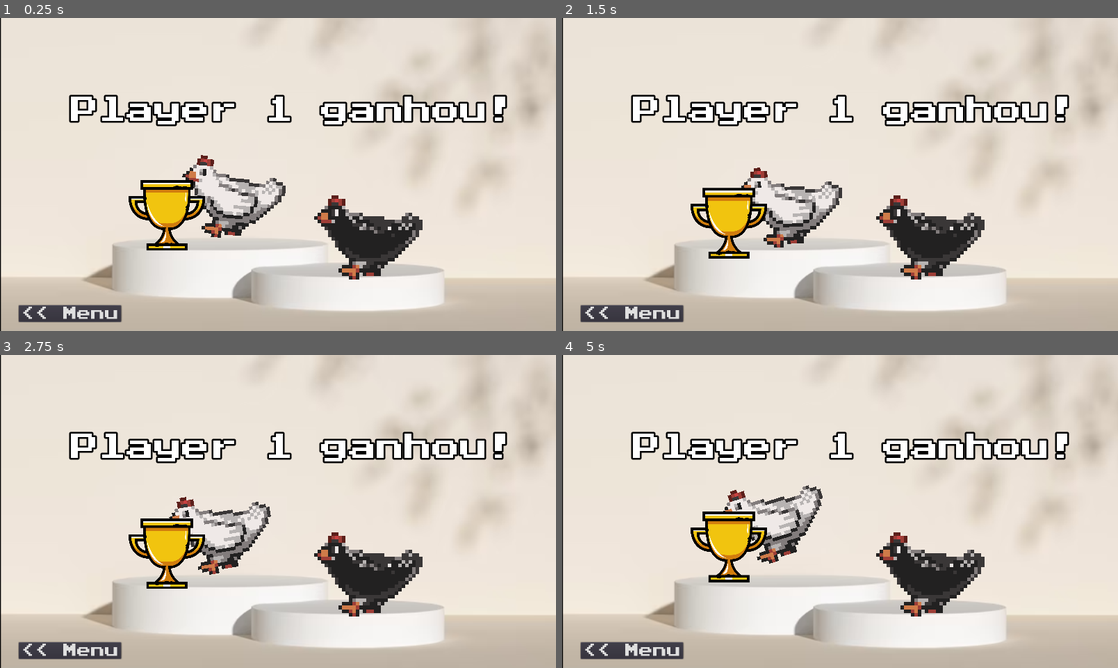
Above: before the commit, frames 1-4 (two rows, left to right).
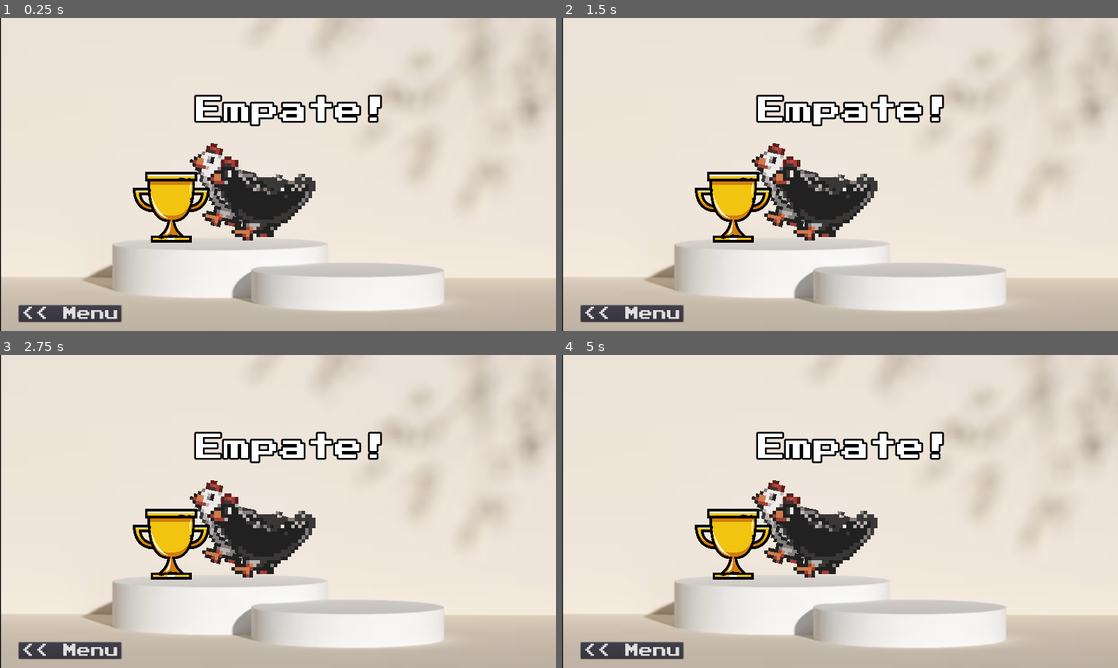
Above: after the commit, the same moments.

Repository: Magoninho/Galinha
Game: Godot game, scene res://scenes/Winner.tscn
Same seed, same stepped clock (60 frames per second), same inputs: the game is played once before the commit and once after it. This scene is started directly instead of the project's main scene.
Inputs:
- Up to frame 1 (0.25 s): no input
- Up to frame 2 (1.5 s): tap Enter (ui_accept) at 0.5, 0.77 s; hold Right (ui_right) 0.53-1.28 s; hold Down (ui_down) from 1.28 s (still down)
- Up to frame 3 (2.75 s): tap Enter (ui_accept) at 1.52 s; release Down (ui_down) at 2.03 s; hold Right (ui_right) from 2.03 s (still down)
- Up to frame 4 (5 s): release Right (ui_right) at 2.78 s; hold Up (ui_up) 2.78-3.53 s; tap Enter (ui_accept) at 3.02, 3.77, 4.52 s; hold Left (ui_left) from 3.53 s (still down)

The runs differ from the first frame. In frame 1, 13% of the frame differs, in the area x 12-92%, y 24-84%; in frame 2, 13%; in frame 3, 13%; in frame 4, 13%.

Commit message:
empate

Diff:
--- a/Winner.gd
+++ b/Winner.gd
@@ -5,8 +5,15 @@
 		$RichTextLabel.bbcode_text = "\n[center]Player 2 ganhou![/center]"
 		$Chicken2.texture = load("res://assets/Material freeway/galinha/chicken.png")
 		$Chicken.texture = load("res://assets/Material freeway/galinha/chicken2.png")
+		$AnimationPlayer.play("galinha_feliz")
+	elif Global.player2_score == Global.player1_score:
+		$RichTextLabel.bbcode_text = "\n[center]Empate![/center]"
+		$Chicken2.position.x = 606
+		$Chicken2.position.y = 391
 
-	$AnimationPlayer.play("galinha_feliz")
+
+
+
 
 
 
--- a/global.gd
+++ b/global.gd
@@ -1,6 +1,6 @@
 extends Node
 
 
-var level = 1
+var level = 10
 var player1_score = 0
 var player2_score = 0
--- a/scenes/levels/Level10.tscn
+++ b/scenes/levels/Level10.tscn
@@ -10,9 +10,15 @@
 [node name="Delay" parent="." index="8"]
 wait_time = 0.172
 
+[node name="Galinha" parent="Resetables" index="0"]
+position = Vector2( 822, 100 )
+
 [node name="Clock" parent="Resetables" index="1" instance=ExtResource( 4 )]
 position = Vector2( 822, 326 )
 carros = NodePath("../../Carros")
+
+[node name="Galinha2" parent="Resetables" index="2"]
+position = Vector2( 464, 98 )
 
 [node name="Carros" type="Node2D" parent="." index="10"]
 
@@ -42,7 +48,7 @@
 scale = Vector2( 0.253621, 0.253621 )
 
 [node name="CarManager6" parent="Carros" index="1" instance=ExtResource( 3 )]
-position = Vector2( 108, -68 )
+position = Vector2( -27, 699 )
 speed = 375
 left = true
 
